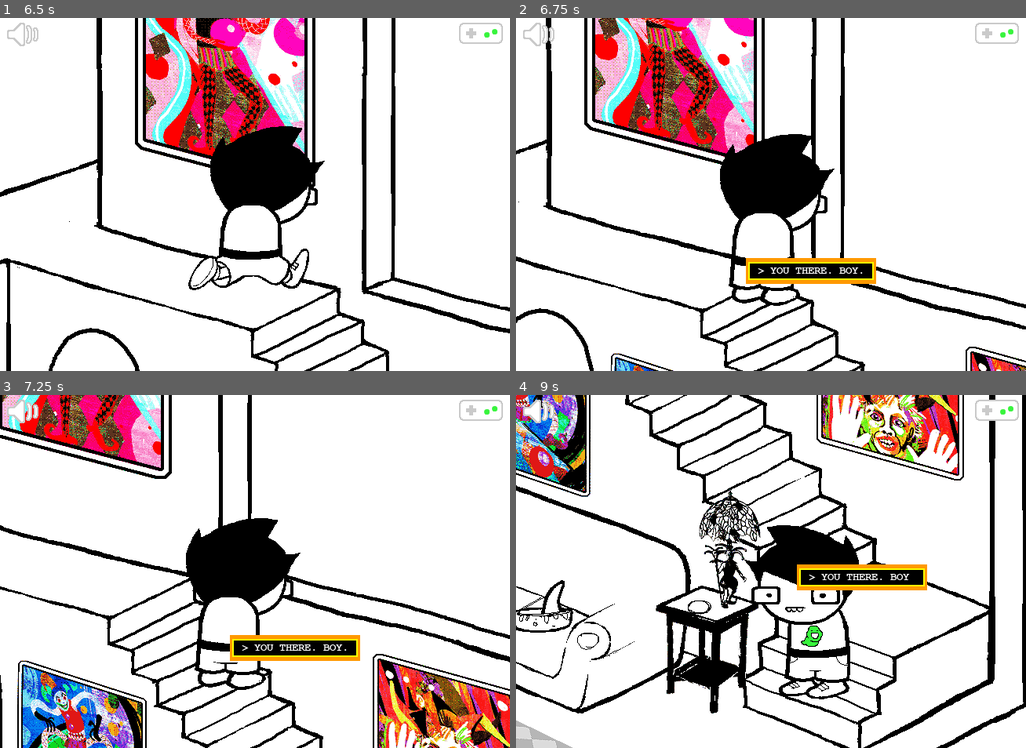
Above: before the commit, frames 1-4 (two rows, left to right).
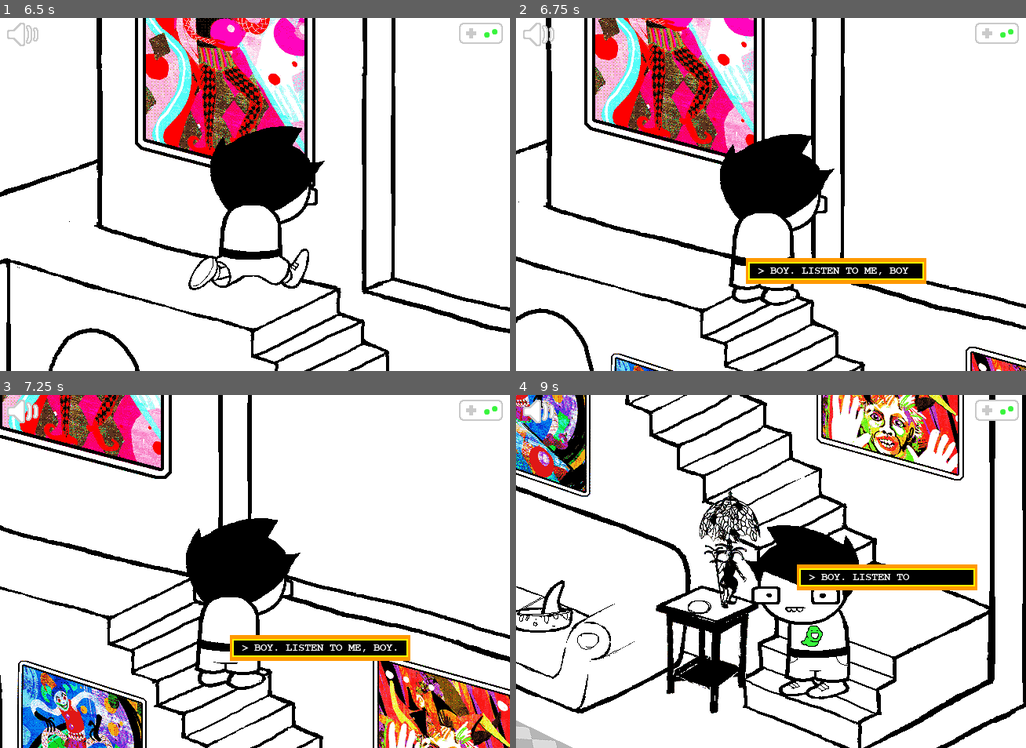
Above: after the commit, the same moments.

Repository: Sharkalien/Godot-YOU-THERE.-BOY.-Walkaround
Game: Godot game, scene res://Rooms/Balcony/Balcony.tscn
The game is run twice, just before and just after one commit, with the same random seed, the same clock (stepped at 60 frames per second) and the same inputs.
Inputs (mouse positions are in pixels of both pictures, inside the frame that each line leads up to):
- Up to frame 1 (6.5 s): tap Enter at 0.5 s; move the mouse to (173, 35) at 0.52 s; press the mouse at (173, 35) at 0.53 s; hold Up (ui_up) 0.53-2.03 s; move the mouse to (35, 88) at 1.27 s; release the mouse at (35, 88) at 1.28 s; click (35, 88) at 1.35 s; move the mouse to (178, 95) at 2.02 s; press the mouse at (178, 95) at 2.03 s; hold Left (ui_left) 2.03-3.53 s; move the mouse to (173, 272) at 2.77 s; release the mouse at (173, 272) at 2.78 s; click (173, 272) at 2.85 s; move the mouse to (239, 279) at 3.52 s; press the mouse at (239, 279) at 3.53 s; hold Down (ui_down) 3.53-4.28 s; move the mouse to (367, 176) at 4.27 s; release the mouse at (367, 176) at 4.28 s; hold Right (ui_right) 4.28-5.03 s; click (367, 176) at 4.35 s; move the mouse to (153, 212) at 5.02 s; press the mouse at (153, 212) at 5.03 s; hold Up (ui_up) 5.03-5.78 s; move the mouse to (306, 116) at 5.77 s; release the mouse at (306, 116) at 5.78 s; hold Right (ui_right) from 5.78 s (still down); click (306, 116) at 5.85 s
- Up to frame 2 (6.75 s): keep holding Right (ui_right); move the mouse to (745, 265) at 6.52 s; press the mouse at (745, 265) at 6.53 s
- Up to frame 3 (7.25 s): keep holding Right (ui_right)
- Up to frame 4 (9 s): move the mouse to (924, 624) at 7.27 s; release the mouse at (924, 624) at 7.28 s; click (924, 624) at 7.35 s; move the mouse to (618, 518) at 8.02 s; release Right (ui_right) at 8.03 s; press the mouse at (618, 518) at 8.03 s; hold Down (ui_down) 8.03-8.78 s; move the mouse to (796, 571) at 8.77 s; release the mouse at (796, 571) at 8.78 s; hold Left (ui_left) from 8.78 s (still down); click (796, 571) at 8.85 s

Frame 1 is identical in both runs. In frame 2, 0.9% of the frame differs, in the area x 49-81%, y 68-76%; in frame 3, 0.9%; in frame 4, 0.9%.

Commit message:
Iterate through commands after clicking

Diff:
--- a/Project/Scripts/Interactable.gd
+++ b/Project/Scripts/Interactable.gd
@@ -26,6 +26,12 @@
 func _exit_tree():
 	Global.hoverNodes.erase(self);
 
+func updateClicks():
+	if clicks < interactDialog.size() - 1:
+		clicks += 1
+	else:
+		clicks = 0
+
 func _process(_delta):
 	if (Global.commandsNode && !Global.dialogOpen && !Global.imageOpen && !Global.fading && selected && Input.is_action_just_pressed("click")):
 		var commandBoxInstance = commandBox.instance();
@@ -34,4 +40,6 @@
 		if multiCommand:
 			commandBoxInstance.multiCommand = multiCommand
 		commandBoxInstance.interactDialog = interactDialog
+		commandBoxInstance.connect("clicked", self, "updateClicks")
+		commandBoxInstance.clicks = clicks
 #		clicks = interactDialog[clicks].clicks
--- a/Project/UI/Audio/Audio.gd
+++ b/Project/UI/Audio/Audio.gd
@@ -1,4 +1,4 @@
-extends Node2D
+extends Control
 
 var selected = false;
 
@@ -9,9 +9,9 @@
 
 func _ready():
 	if (Global.muteAudio):
-		$AudioBox/Sprite.texture = texMute;
+		$Sprite.texture = texMute;
 	else:
-		$AudioBox/Sprite.texture = texOn;
+		$Sprite.texture = texOn;
 
 func _on_mouse_entered()->void:
 	if (!Global.fading):
@@ -30,18 +30,18 @@
 	var time = 0.2;
 	if (Global.dialogOpen && !Global.dialogDone && !Global.dialogClosing && !faded):
 		faded = true;
-		$Tween.interpolate_property($AudioBox/Sprite, "modulate", Color(1,1,1,1), Color(1,1,1,0.5), time, Tween.TRANS_LINEAR, Tween.EASE_OUT);
+		$Tween.interpolate_property($Sprite, "modulate", Color(1,1,1,1), Color(1,1,1,0.5), time, Tween.TRANS_LINEAR, Tween.EASE_OUT);
 		$Tween.start();
 	elif (Global.dialogOpen && Global.dialogClosing && faded):
 		faded = false;
-		$Tween.interpolate_property($AudioBox/Sprite, "modulate", Color(1,1,1,0.5), Color(1,1,1,1), time, Tween.TRANS_LINEAR, Tween.EASE_OUT);
+		$Tween.interpolate_property($Sprite, "modulate", Color(1,1,1,0.5), Color(1,1,1,1), time, Tween.TRANS_LINEAR, Tween.EASE_OUT);
 		$Tween.start();
 
 	if (Global.dialogsNode && !Global.dialogOpen && !Global.imageOpen && !Global.fading && selected && Input.is_action_just_pressed("click")):
 		Global.remove_commands();
 		if (Global.muteAudio):
 			Global.mute_audio(false);
-			$AudioBox/Sprite.texture = texOn;
+			$Sprite.texture = texOn;
 		else:
 			Global.mute_audio(true);
-			$AudioBox/Sprite.texture = texMute;
+			$Sprite.texture = texMute;
--- a/Project/UI/Audio/Audio.tscn
+++ b/Project/UI/Audio/Audio.tscn
@@ -3,25 +3,18 @@
 [ext_resource path="res://UI/Audio/audio_on.png" type="Texture" id=1]
 [ext_resource path="res://UI/Audio/Audio.gd" type="Script" id=2]
 
-[node name="Audio" type="Node2D"]
-z_index = 1
-z_as_relative = false
-script = ExtResource( 2 )
-
-[node name="AudioBox" type="Control" parent="."]
+[node name="Audio" type="Control"]
 margin_left = 9.0
 margin_top = 6.0
 margin_right = 49.0
 margin_bottom = 36.0
-__meta__ = {
-"_edit_use_anchors_": false
-}
+script = ExtResource( 2 )
 
-[node name="Sprite" type="Sprite" parent="AudioBox"]
+[node name="Sprite" type="Sprite" parent="."]
 position = Vector2( 20, 15 )
 texture = ExtResource( 1 )
 
 [node name="Tween" type="Tween" parent="."]
 
-[connection signal="mouse_entered" from="AudioBox" to="." method="_on_mouse_entered"]
-[connection signal="mouse_exited" from="AudioBox" to="." method="_on_mouse_exited"]
+[connection signal="mouse_entered" from="." to="." method="_on_mouse_entered"]
+[connection signal="mouse_exited" from="." to="." method="_on_mouse_exited"]
--- a/Project/UI/Command Box/CommandLabel.gd
+++ b/Project/UI/Command Box/CommandLabel.gd
@@ -1,4 +1,6 @@
 extends RichTextLabel
+
+signal clicked
 
 var command:String;
 var dialog:String = """""";
@@ -38,6 +40,7 @@
 
 func _on_CommandLabel_gui_input(event: InputEvent) -> void:
 	if (!Global.dialogOpen && !Global.fading && event is InputEventMouseButton && event.button_index == 1 && event.pressed == true):
+		emit_signal("clicked")
 		Global.remove_commands();
 		if (zoomImage && Global.imagesNode):
 			var imageBoxInstance = imageBox.instance();
--- a/Project/UI/Command Box/Command_Player.gd
+++ b/Project/UI/Command Box/Command_Player.gd
@@ -1,4 +1,6 @@
 extends Control
+
+signal clicked
 
 onready var root = get_tree().get_root()
 onready var commandBox = self
@@ -18,8 +20,13 @@
 
 func _ready() -> void:
 	commandContainer.add_child(labelInstance)
+# warning-ignore:return_value_discarded
+	labelInstance.connect("clicked", self, "clicked")
 	call_deferred("check_interactable_dict", labelInstance)
 	call_deferred("set_command")
+
+func clicked():
+	emit_signal("clicked")
 
 func check_interactable_dict(instance):
 	for key in dict:
@@ -28,8 +35,9 @@
 
 func set_command():
 	if multiCommand:
-		print("true")
-		print(interactDialog.size())
+		pass
+#		print("true")
+#		print(interactDialog.size())
 	labelInstance.visible_characters = labelInstance.timer
 	labelInstance.set_bbcode("> " + labelInstance.command)
 	commandBox.rect_size.x = labelInstance.get_font("normal_font").get_string_size(labelInstance.text).x + COMMAND_MARGIN
--- a/Project/UI/Dialog Box/Dialog_Player.gd
+++ b/Project/UI/Dialog Box/Dialog_Player.gd
@@ -15,7 +15,7 @@
 
 func _process(_delta):
 	if (!Global.dialogClosing && !free && animDone):
-		if (timer < dialog.length()):
+		if (timer < dialog.length() + 3):
 			timer += 3;
 			label.visible_characters = timer;
 		elif (!Global.dialogDone):
